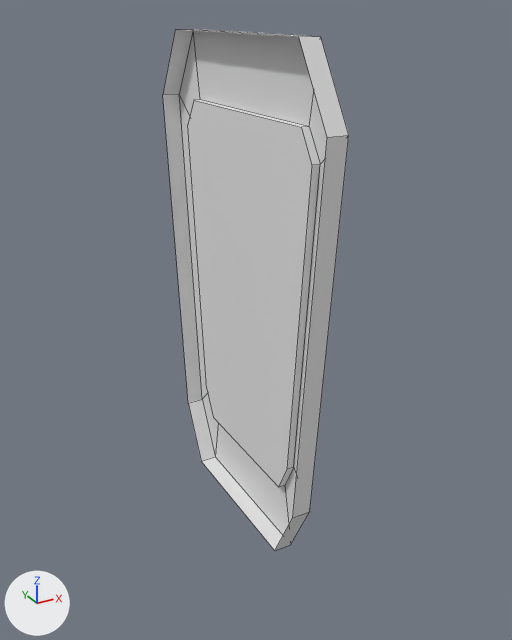
The Blender file visual/models/hallmirror.blend, before and after one commit.
Both versions are drawn from a camera (50 mm lens) standing at (-0.798, -1.538, 1.956) and looking at (0.045, -0.005, 1.19). Every picture has the same lights, and +X, +Y and +Z are marked at lower left. The picture after the commit comes second. Mesh edges are drawn as thin lines.
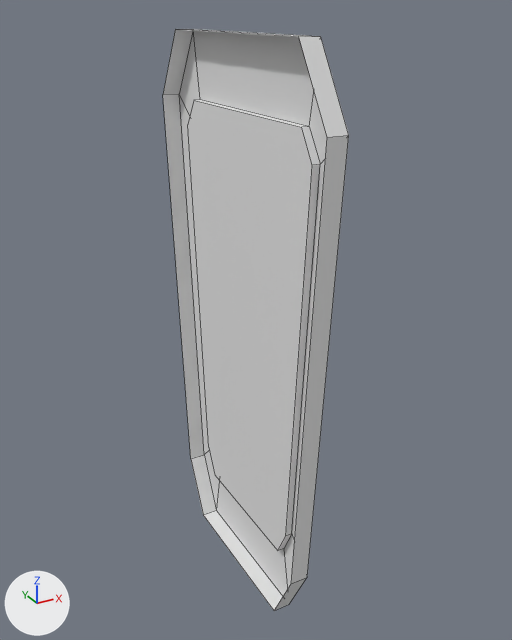
The edits, one by one:
me_cube_001 is used by ob_cube; location (0.0, 0.0, 1.26); scale (0.025, 0.25, 0.5).
me_cube_001 had 32 vertices, 25 faces and spanned x -1.0..1.0, y -1.64..1.64, z -1.3..1.29.
me_cube_001 now has 32 vertices, 25 faces and spans x -1.0..1.0, y -1.64..1.64, z -1.73..1.29.
me_cube_001 part 1: all 16 vertices in x -1.0..1.0, y -1.29..1.29, z -1.3..-0.78 are moved by (0.0, 0.0, -0.43).

Changed parts and their boxes [x1, y1, x2, y2] in the pictures (512 x 640 px; the box of a moved part takes in the faces that stretch with it):
'Cube', reshaped (12% taller)
    before: [163, 29, 349, 550]
    after: [163, 29, 349, 611]
part 1 of me_cube_001, moved or reshaped
    before: [166, 115, 346, 550]
    after: [166, 115, 346, 611]
